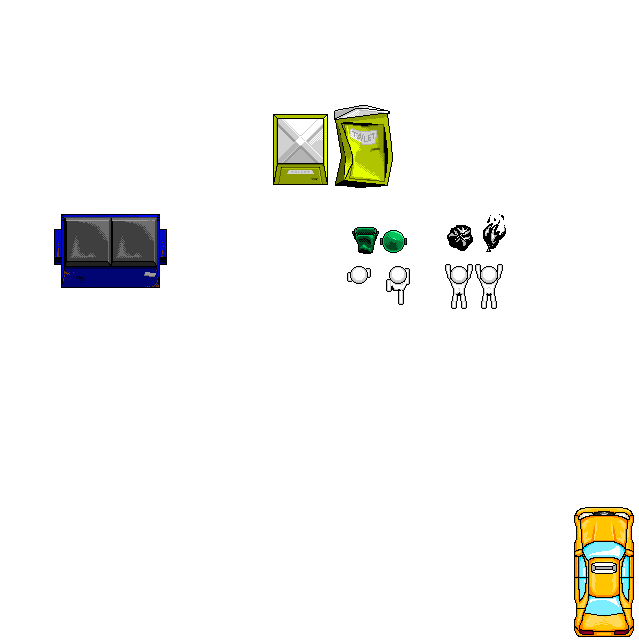
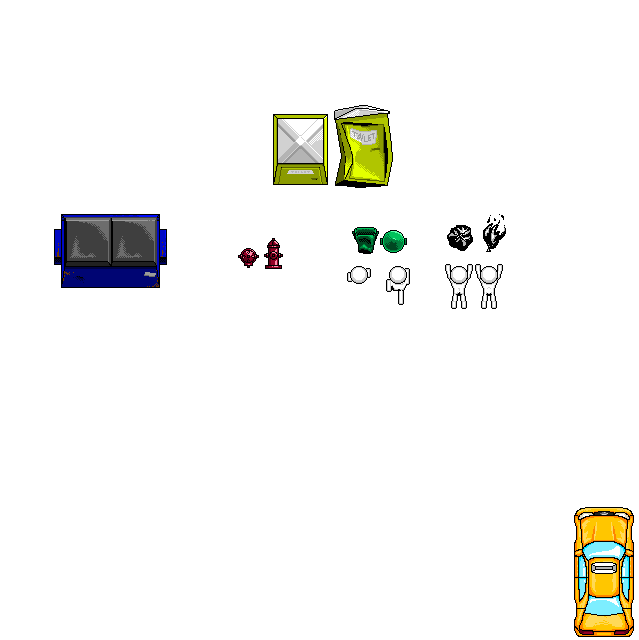
Layered file, before and after one edit (639x640). Changes by layer:
painted on "Layer 10" over [238, 238, 283, 269]
